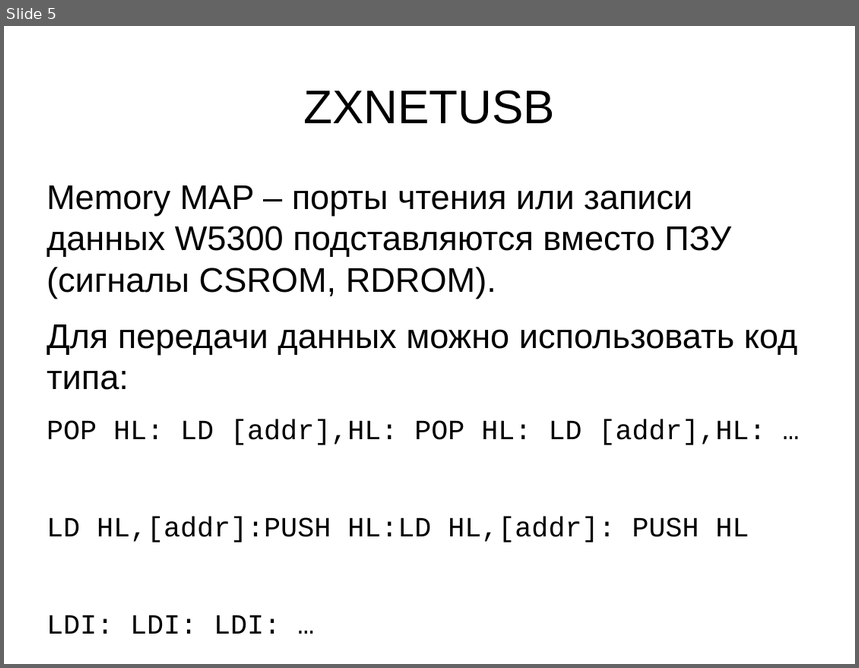
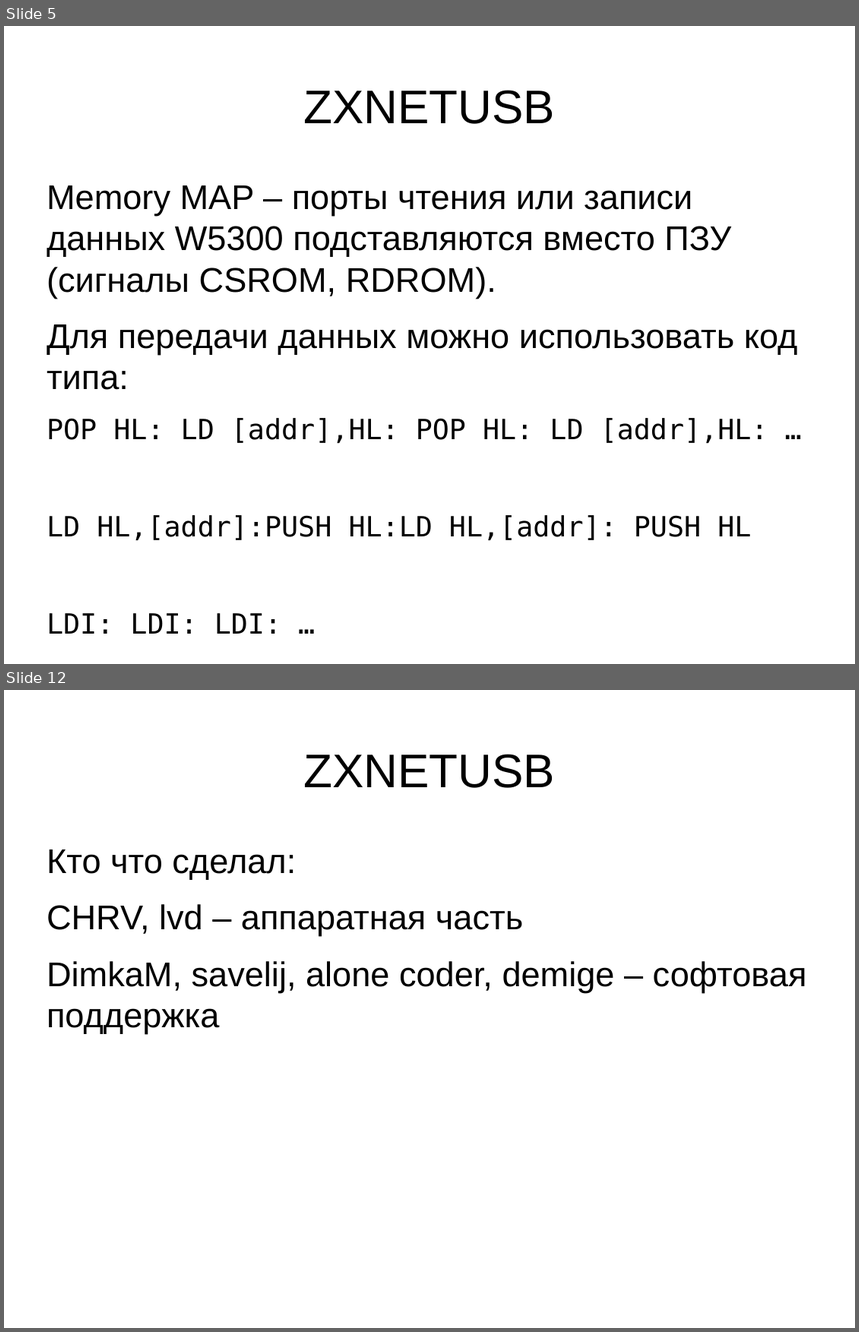
Before and after one commit to lvd2/zxnetusb, a slide deck: report/dh2019.odp. Shown one above the other, each under a label of ours: slide 5 before the commit, slides 5 and 12 after it; the slides between them are not shown. The pictures are 859x668 and 859x1332 pixels, drawn with LibreOffice and Linux fonts; fonts in the diff are those of the drawing; background and template pictures are left out. Boxes give left, top, right and bottom in pixels: in the first picture for what was removed or moved away, otherwise in the second. Text is boxed around its words. In the diff, an @@ line names an element or a change of style, - is before the commit and + after.

```diff
--- a/report/dh2019.odp
+++ b/report/dh2019.odp
@@ slide 12 added at (4,690,855,1328), background picture (left out) @@
@@ title added at (303,754,555,788), 44 pt, text #000000 @@
+ZXNETUSB
@@ text added at (47,850,807,1034), 32 pt, text #000000 @@
+Кто что сделал:
+CHRV, lvd – аппаратная часть
+DimkaM, savelij, alone coder, demige – софтовая поддержка
@@ slide 5 changed as well @@
@@ text at (47,418,769,634): font Courier New to DejaVu Sans Mono in "POP HL: LD [addr],HL: POP HL: LD ...", "LD HL,[addr]:PUSH HL:LD HL,[addr]: PUSH HL", "LDI: LDI: LDI: …" @@
```
Also in this commit, not shown: 4 other slides changed, 7 other slides added, 1 slide removed.
